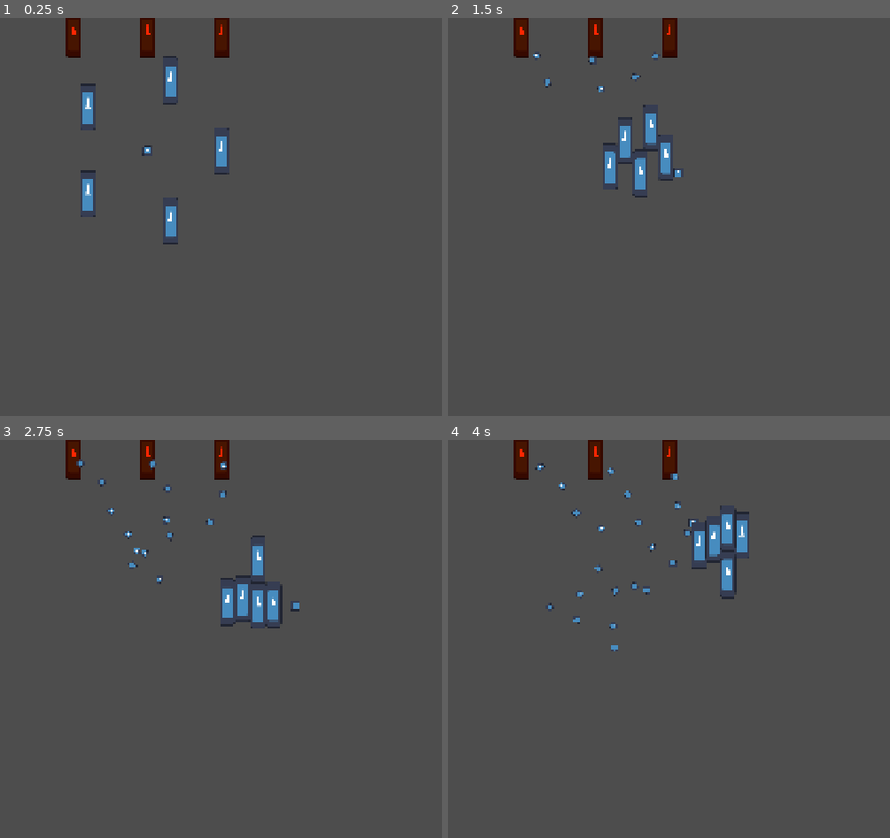
Above: before the commit, frames 1-4 (two rows, left to right).
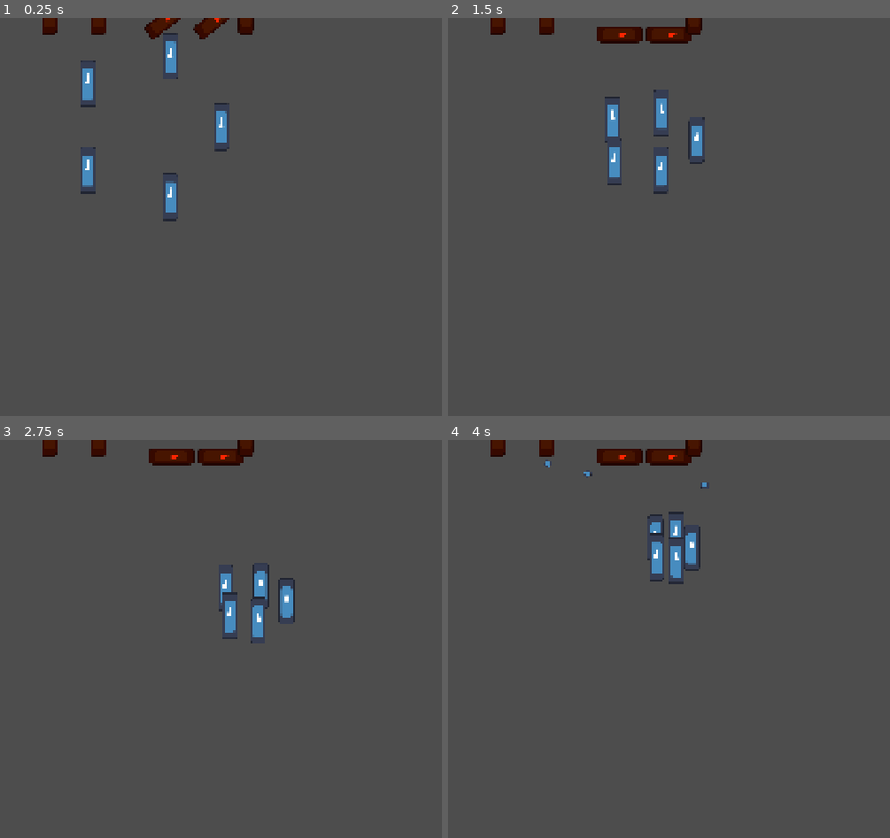
Above: after the commit, the same moments.

Repository: piotrjurga/gmtk26
Game: Godot game, scene res://scenes/bullet-hell/bullet-hell.tscn
Two runs of this game, one before a commit and one after it. Both use one fixed random seed, a clock stepped at 60 frames per second and the inputs below. This scene is started directly instead of the project's main scene. The engine's default icon, where the game draws it, is replaced by a stand-in: a white triangle on a blue panel in a dark square.
Inputs (mouse positions are in pixels of both pictures, inside the frame that each line leads up to):
- Up to frame 1 (0.25 s): no input
- Up to frame 2 (1.5 s): move the mouse to (outside the picture) at 0.52 s; hold D (right) 0.53-1.28 s; tap Space (space) at 0.6, 1.35 s; click (outside the picture) at 0.67 s; move the mouse to (660, 236) at 1.27 s; hold S (down) from 1.28 s (still down)
- Up to frame 3 (2.75 s): move the mouse to (424, 551) at 2.02 s; release S (down) at 2.03 s; hold D (right) from 2.03 s (still down); tap Space (space) at 2.1 s
- Up to frame 4 (4 s): move the mouse to (766, 718) at 2.77 s; release D (right) at 2.78 s; hold W (up) 2.78-3.53 s; tap Space (space) at 2.85, 3.6 s; click (766, 718) at 2.92 s; move the mouse to (outside the picture) at 3.52 s; hold A (left) from 3.53 s (still down)

The runs differ from the first frame. In frame 1, 3.4% of the frame differs, in the area x 9-58%, y 0-57%; in frame 2, 3.9%; in frame 3, 3.8%; in frame 4, 4.3%, in the area x 9-69%, y 0-54%.

Commit message:
more bullet hell stuff

Diff:
--- a/scenes/bullet-hell/bullet-hell.tscn
+++ b/scenes/bullet-hell/bullet-hell.tscn
@@ -3,4 +3,5 @@
 [ext_resource type="Script" uid="uid://c3v2f1xc0pvnw" path="res://scenes/bullet-hell/bullet_hell.gd" id="1_eywxy"]
 
 [node name="BulletHell" type="Node2D" unique_id=1230109447]
+y_sort_enabled = true
 script = ExtResource("1_eywxy")
--- a/scenes/bullet-hell/bullet_hell.gd
+++ b/scenes/bullet-hell/bullet_hell.gd
@@ -6,21 +6,28 @@
 var player : PackedScene = preload("res://scenes/bullet-hell/player.tscn")
 
 var minion_count: int
+var enemy_count: int
 var last_tick_count : int = 0
 var max_last_tick_count : int = 2
 
-func minion_lost():
+func minion_down():
     minion_count -= 1
     if minion_count == 0:
         Signals.scene_done.emit(false)
+
+func enemy_down():
+    enemy_count -= 1
+    if enemy_count == 0:
+        Signals.scene_done.emit(true)
 
 func next_scene() -> PackedScene:
     if minion_count >= 1:
         return ScenesManager.guillotine
     return ScenesManager.town
 
-func setup(enemy_count: int, minion_count_: int):
+func setup(enemy_count_: int, minion_count_: int):
     minion_count = minion_count_
+    enemy_count = enemy_count_
     var p = player.instantiate()
     p.position = Vector2(window_size.x*0.5, window_size.y*0.8)
     add_child(p)
@@ -47,8 +54,9 @@
 func _ready():
     super._ready()
     window_size = get_window().size
-    setup(3, 5)
-    Signals.minion_died.connect(minion_lost)
+    setup(5, 5)
+    Signals.minion_died.connect(minion_down)
+    Signals.enemy_died.connect(enemy_down)
 
 func clear():
     for c in get_children():
--- a/scenes/bullet-hell/enemies/enemy.gd
+++ b/scenes/bullet-hell/enemies/enemy.gd
@@ -1,27 +1,73 @@
 extends CharacterBody2D
 
 var speed = 100.0
-var minions : Array[Node2D]
 var projectile : PackedScene = preload('res://scenes/bullet-hell/enemies/projectile.tscn')
+@onready var weapon = $Weapon
 
-var shot_delay = 0.5
-var shot_timer = 0.0
-var attacking = true
+enum State { ATTACK, CHEER, DIE }
+var state = State.ATTACK
 
-func stop_attack(_success: bool):
-    attacking = false
+var shot_delay = 1.0
+var shot_count = 0
+var timer = 0.0
+
+var cheer_freq = 1.0
+var cheer_init_pos: Vector2
+
+func cheer():
+    if state == State.ATTACK:
+        state = State.CHEER
+        timer = -randf()
+        cheer_init_pos = position
+        cheer_freq = 1.0 + 0.2*randf()
+
+func die():
+    if state != State.DIE:
+        $Feet.set_deferred('disabled', true)
+        Signals.enemy_died.emit()
+        state = State.DIE
+        timer = 0.0
+
+func get_hit():
+    # TODO: armor
+    die()
+
+func scene_done(success: bool):
+    if success: die()
+    else: cheer()
 
 func _ready():
-    Signals.scene_done.connect(stop_attack)
+    Signals.scene_done.connect(scene_done)
 
-func _physics_process(delta):
-    if !attacking: return
-    shot_timer += delta
-    if shot_timer > shot_delay:
-        shot_timer = 0.0
+func shoot():
+    var delay = shot_delay
+    if shot_count % 3 == 0: delay *= 3.0
+    if timer > delay:
+        shot_count += 1
+        timer = 0.0
         var p = projectile.instantiate()
         var targets = get_tree().get_nodes_in_group('minions')
         var target = targets.pick_random()
-        var t_pos = target.global_position
-        p.transform = transform.looking_at(t_pos)
+        var t_pos = target.find_child('Hurtbox').global_position
+        var t = transform.translated(weapon.position)
+        p.transform = t.looking_at(t_pos)
         add_sibling(p)
+
+func cheer_anim():
+    var t = max(0.0, timer) # for random initial delay
+    var offset = min(0.0, sin(timer*2*PI * cheer_freq)) * 20.0
+    position.y = cheer_init_pos.y + offset
+
+func die_anim():
+    const death_time = 0.4
+    rotation = min(timer * PI*0.5 / death_time, PI*0.5)
+
+func _physics_process(delta: float):
+    timer += delta
+    match state:
+        State.ATTACK:
+            shoot()
+        State.CHEER:
+            cheer_anim()
+        State.DIE:
+            die_anim()
--- a/scenes/bullet-hell/enemies/enemy.tscn
+++ b/scenes/bullet-hell/enemies/enemy.tscn
@@ -3,17 +3,34 @@
 [ext_resource type="Script" uid="uid://dh7avmvej2t0u" path="res://scenes/bullet-hell/enemies/enemy.gd" id="1_x6wcx"]
 [ext_resource type="Texture2D" uid="uid://nruu7s0ldr2d" path="res://icon.svg" id="2_72uv0"]
 
-[sub_resource type="RectangleShape2D" id="RectangleShape2D_uj04i"]
-size = Vector2(38, 124)
+[sub_resource type="CircleShape2D" id="CircleShape2D_uj04i"]
+radius = 19.0
+
+[sub_resource type="RectangleShape2D" id="RectangleShape2D_72uv0"]
+size = Vector2(34, 121)
 
 [node name="Enemy" type="CharacterBody2D" unique_id=1386190873]
 collision_layer = 2
+collision_mask = 3
 script = ExtResource("1_x6wcx")
 
 [node name="Icon" type="Sprite2D" parent="." unique_id=899273029]
 modulate = Color(1, 0.14901961, 0.007843138, 1)
+position = Vector2(0, -64.985)
 scale = Vector2(0.33, 1)
 texture = ExtResource("2_72uv0")
 
-[node name="CollisionShape2D" type="CollisionShape2D" parent="." unique_id=230723493]
-shape = SubResource("RectangleShape2D_uj04i")
+[node name="Feet" type="CollisionShape2D" parent="." unique_id=230723493]
+position = Vector2(0, -15)
+shape = SubResource("CircleShape2D_uj04i")
+
+[node name="Hurtbox" type="Area2D" parent="." unique_id=2037640259]
+position = Vector2(0, -15)
+collision_layer = 2
+
+[node name="CollisionShape2D" type="CollisionShape2D" parent="Hurtbox" unique_id=526362314]
+position = Vector2(0, -50.5)
+shape = SubResource("RectangleShape2D_72uv0")
+
+[node name="Weapon" type="Marker2D" parent="." unique_id=1375152488]
+position = Vector2(20, -70)
--- a/scenes/bullet-hell/enemies/projectile.gd
+++ b/scenes/bullet-hell/enemies/projectile.gd
@@ -1,11 +1,10 @@
-extends CharacterBody2D
+extends Node2D
 
 const speed = 150.0
 
+func destroy():
+    queue_free()
+
 func _physics_process(delta: float) -> void:
-    velocity = transform.x * speed
-    var c = move_and_collide(velocity * delta)
-    if c:
-        var col = c.get_collider()
-        if col.has_method('hit'): col.hit()
-        queue_free()
+    var velocity = transform.x * speed
+    position += velocity * delta
--- a/scenes/bullet-hell/enemies/projectile.tscn
+++ b/scenes/bullet-hell/enemies/projectile.tscn
@@ -6,7 +6,7 @@
 [sub_resource type="CircleShape2D" id="CircleShape2D_uj04i"]
 radius = 9.0
 
-[node name="Projectile" type="CharacterBody2D" unique_id=785256407]
+[node name="Projectile" type="Area2D" unique_id=335891914]
 collision_layer = 4
 script = ExtResource("1_opefv")
 
--- a/scenes/bullet-hell/minions/minion.gd
+++ b/scenes/bullet-hell/minions/minion.gd
@@ -2,16 +2,71 @@
 
 var speed = 200.0
 var target: Node2D
+@onready var hurtbox: Area2D = $Hurtbox
+@onready var attack_range: Area2D = $AttackRange
 
-func hit():
-    Signals.minion_died.emit()
-    queue_free()
+var dead = false
+var timer = 0.0
 
-func _physics_process(_delta):
+func die():
+    if !dead:
+        $Feet.set_deferred('disabled', true)
+        timer = 0.0
+        dead = true
+        remove_from_group('minions')
+        Signals.minion_died.emit()
+
+func get_hit(area: Area2D):
+    area.destroy()
+    # TODO(piotr): armor
+    die()
+
+func attack(area: Area2D):
+    var p = area.get_parent()
+    if p.has_method('get_hit'):
+        p.get_hit()
+
+func _ready():
+    hurtbox.area_entered.connect(get_hit)
+    attack_range.area_entered.connect(attack)
+
+func get_minion_distribution():
+    var minions = get_tree().get_nodes_in_group('minions')
+    var centroid = Vector2.ZERO
+    var count = 0
+    for m in minions:
+        #if m.dead: continue
+        centroid += m.position
+        count += 1
+    centroid /= count
+    var variance = 0.0
+    for m in minions:
+        #if m.dead: continue
+        variance += (m.position - centroid).length_squared()
+    var std = sqrt(variance / count)
+    return { 'centroid': centroid, 'std': std }
+
+func follow_target():
+    var dist = get_minion_distribution()
     var t_pos = target.global_position
     var delta = t_pos - global_position
-    if delta.length() < 40.0:
+
+    var dest_is_center = (dist.centroid - t_pos).length() < 10.0
+    var close_enough = delta.length() < 60.0
+    if dest_is_center and close_enough:
         velocity = Vector2.ZERO
     else:
         velocity = delta.normalized() * speed
+
     move_and_slide()
+
+func die_anim():
+    const death_time = 0.4
+    rotation = min(timer * PI*0.5 / death_time, PI*0.5)
+
+func _physics_process(delta):
+    timer += delta
+    if dead:
+        die_anim()
+    else:
+        follow_target()
--- a/scenes/bullet-hell/minions/minion.tscn
+++ b/scenes/bullet-hell/minions/minion.tscn
@@ -3,16 +3,39 @@
 [ext_resource type="Script" uid="uid://g2pwwab6oqin" path="res://scenes/bullet-hell/minions/minion.gd" id="1_c2eyd"]
 [ext_resource type="Texture2D" uid="uid://nruu7s0ldr2d" path="res://icon.svg" id="2_dxnyw"]
 
-[sub_resource type="RectangleShape2D" id="RectangleShape2D_dxnyw"]
-size = Vector2(38, 124)
+[sub_resource type="CircleShape2D" id="CircleShape2D_uj04i"]
+radius = 26.076809
+
+[sub_resource type="RectangleShape2D" id="RectangleShape2D_uj04i"]
+size = Vector2(34, 121)
+
+[sub_resource type="CircleShape2D" id="CircleShape2D_p5viw"]
+radius = 81.394104
 
 [node name="Minion" type="CharacterBody2D" unique_id=665359883 groups=["minions"]]
-collision_mask = 7
+collision_mask = 3
 script = ExtResource("1_c2eyd")
 
 [node name="Icon" type="Sprite2D" parent="." unique_id=1293093790]
+position = Vector2(0, -64.86)
 scale = Vector2(0.33, 1)
 texture = ExtResource("2_dxnyw")
 
-[node name="CollisionShape2D" type="CollisionShape2D" parent="." unique_id=718312711]
-shape = SubResource("RectangleShape2D_dxnyw")
+[node name="Feet" type="CollisionShape2D" parent="." unique_id=718312711]
+position = Vector2(0, -15)
+shape = SubResource("CircleShape2D_uj04i")
+
+[node name="Hurtbox" type="Area2D" parent="." unique_id=632888756]
+position = Vector2(0, -15)
+collision_mask = 4
+
+[node name="CollisionShape2D" type="CollisionShape2D" parent="Hurtbox" unique_id=1309311867]
+position = Vector2(0, -50.5)
+shape = SubResource("RectangleShape2D_uj04i")
+
+[node name="AttackRange" type="Area2D" parent="." unique_id=497716543]
+collision_mask = 2
+
+[node name="CollisionShape2D" type="CollisionShape2D" parent="AttackRange" unique_id=1904056617]
+position = Vector2(1, -66)
+shape = SubResource("CircleShape2D_p5viw")
--- a/scenes/bullet-hell/player.gd
+++ b/scenes/bullet-hell/player.gd
@@ -1,4 +1,4 @@
-extends CharacterBody2D
+extends Node2D
 
 const SPEED = 300.0
 var window_size: Vector2
@@ -6,17 +6,25 @@
 func _ready():
     window_size = get_window().size
 
+func get_minion_centroid() -> Vector2:
+    var minions = get_tree().get_nodes_in_group('minions')
+    var centroid = Vector2.ZERO
+    var count = 0
+    for m in minions:
+        #if m.dead: continue
+        centroid += m.position
+        count += 1
+    centroid /= count
+    return centroid
+
 func _physics_process(delta: float) -> void:
+    var centroid = get_minion_centroid()
+
     var direction_x = Input.get_axis("left", "right")
     var direction_y = Input.get_axis("up", "down")
-    if direction_x:
-        velocity.x = direction_x * SPEED
+    var dir = Vector2(direction_x, direction_y)
+
+    if dir:
+        position = centroid + 300.0*dir.normalized()
     else:
-        velocity.x = move_toward(velocity.x, 0, SPEED)
-    if direction_y:
-        velocity.y = direction_y * SPEED
-    else:
-        velocity.y = move_toward(velocity.y, 0, SPEED)
-
-    move_and_slide()
-    position = position.clamp(Vector2.ZERO, window_size)
+        position = centroid
--- a/scenes/bullet-hell/player.tscn
+++ b/scenes/bullet-hell/player.tscn
@@ -3,11 +3,10 @@
 [ext_resource type="Script" uid="uid://mdnb4qiqrp3t" path="res://scenes/bullet-hell/player.gd" id="1_2s6r4"]
 [ext_resource type="Texture2D" uid="uid://nruu7s0ldr2d" path="res://icon.svg" id="2_8hhjw"]
 
-[node name="Player" type="CharacterBody2D" unique_id=593400136]
-collision_layer = 0
-collision_mask = 0
+[node name="Player" type="Node2D" unique_id=423599491]
 script = ExtResource("1_2s6r4")
 
 [node name="Icon" type="Sprite2D" parent="." unique_id=1586286704]
+visible = false
 scale = Vector2(0.2, 0.2)
 texture = ExtResource("2_8hhjw")
--- a/scripts/signals.gd
+++ b/scripts/signals.gd
@@ -11,6 +11,7 @@
 
 # bullet hell
 signal minion_died()
+signal enemy_died()
 signal scene_done(success : bool)
 
 # target
